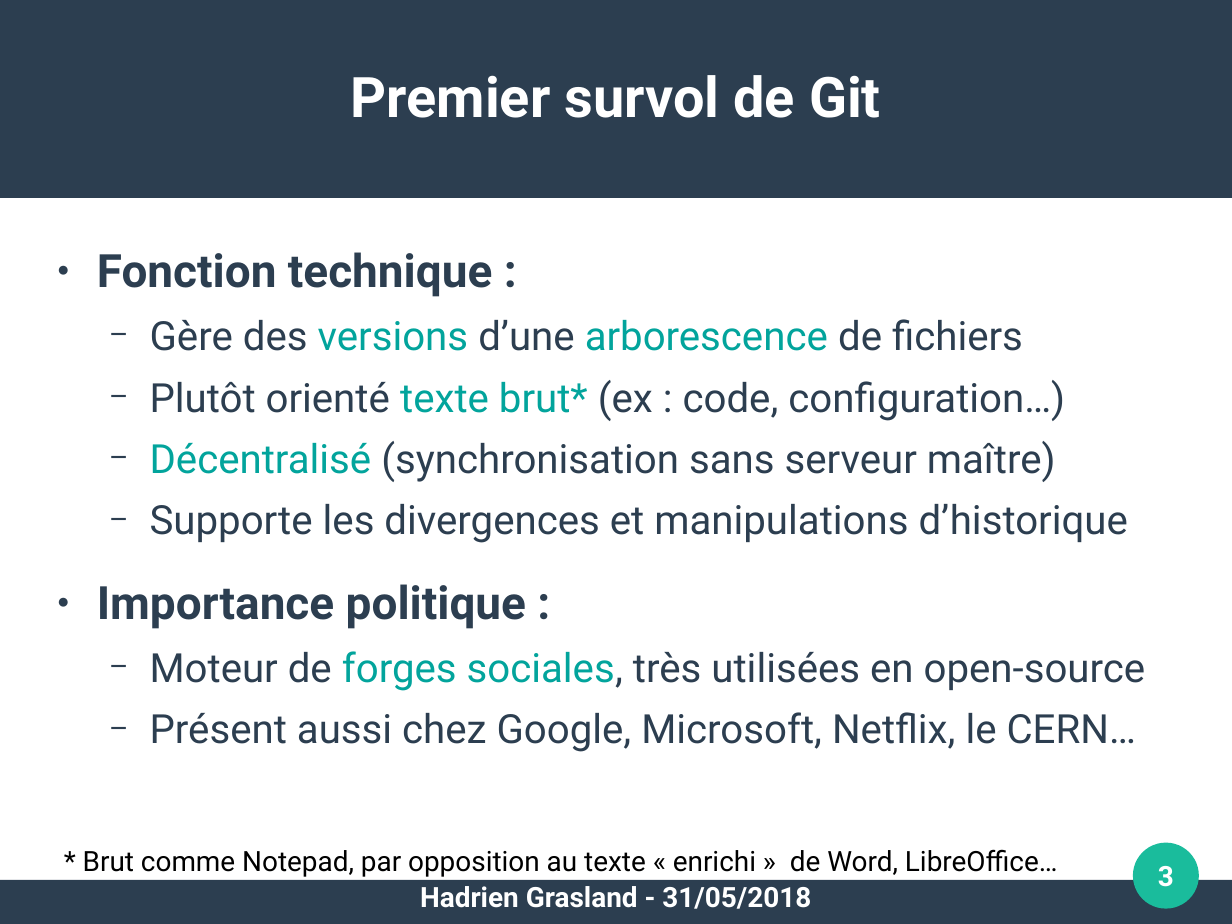
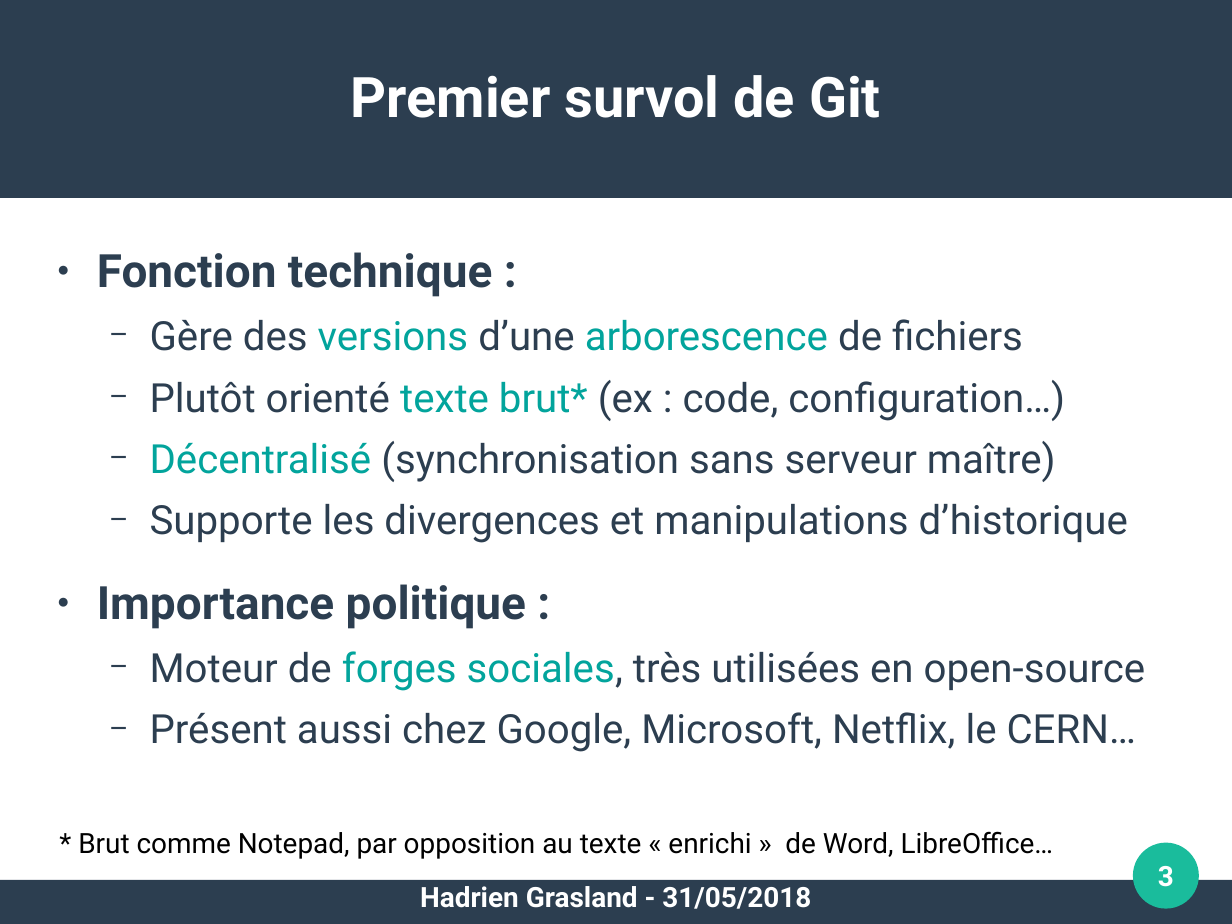
Before and after one commit to pushou/formation-git, a slide deck: slide 3 of Pres1-Introduction.odp. Drawn at 1232x924 pixels with LibreOffice and Linux fonts; fonts in the diff are those of the drawing. Boxes give left, top, right and bottom in pixels: in the first picture for what was removed or moved away, otherwise in the second. Text is boxed around its words. In the diff, an @@ line names an element or a change of style, - is before the commit and + after.

```diff
--- a/Pres1-Introduction.odp
+++ b/Pres1-Introduction.odp
@@ text "* Brut comme Notepad, par ...": place and size @@
-text "* Brut comme Notepad, par ..." at bbox=[83, 849, 1058, 877]
+text "* Brut comme Notepad, par ..." at bbox=[78, 831, 1054, 859]
```
Also in this commit, not shown: 1 other slide changed, 13 other files.
